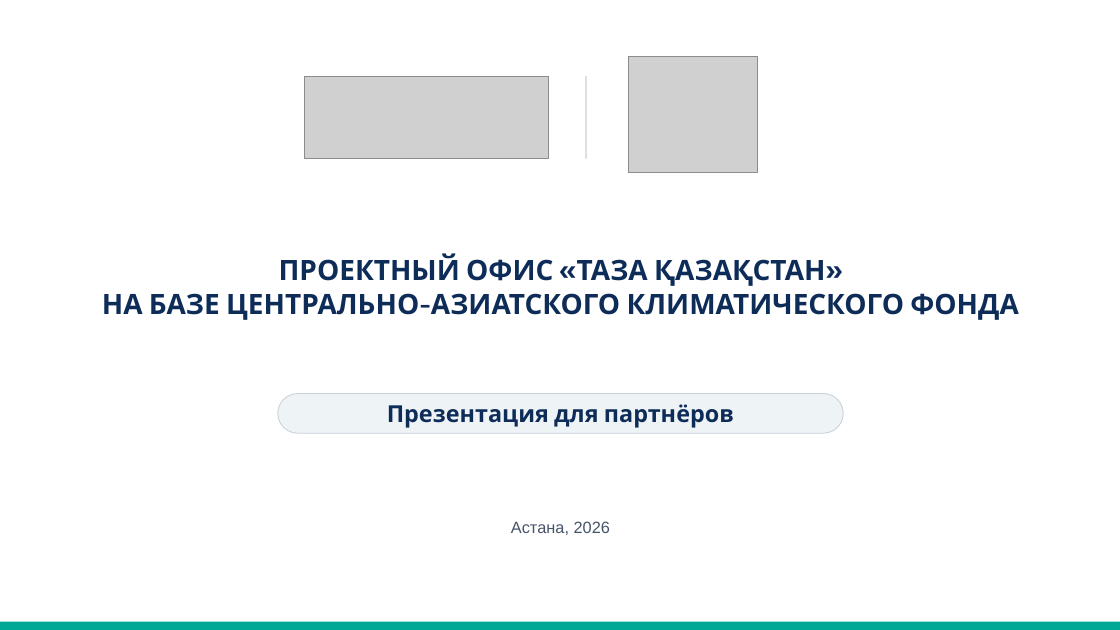
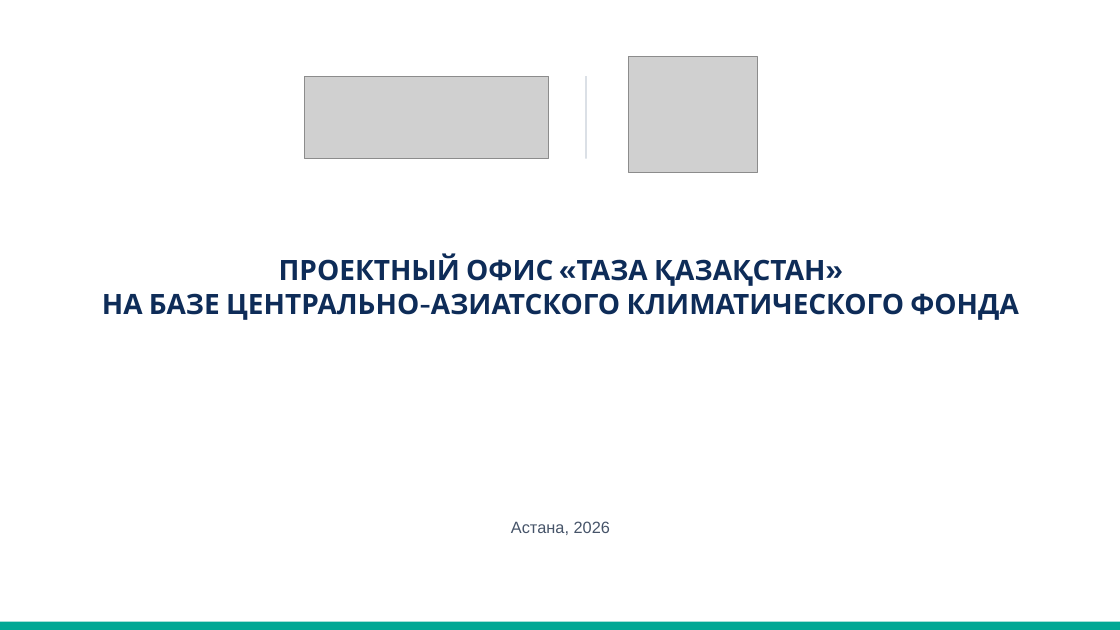
Before and after one commit to murat01042014/obsidian-vault, a slide deck: slide 1 of TAZA/_документы/Презентация для партнёров – ЦАКФ и Таза Қазақстан.pptx. Drawn at 1120x630 pixels with LibreOffice and Linux fonts; fonts in the diff are those of the drawing; grey boxes stand for pictures. Boxes give left, top, right and bottom in pixels: in the first picture for what was removed or moved away, otherwise in the second. Text is boxed around its words. In the diff, an @@ line names an element or a change of style, - is before the commit and + after.

```diff
--- a/TAZA/_документы/Презентация для партнёров – ЦАКФ и Таза Қазақстан.pptx
+++ b/TAZA/_документы/Презентация для партнёров – ЦАКФ и Таза Қазақстан.pptx
@@ rounded rectangle removed at bbox=[278, 394, 844, 434] @@
@@ text removed at bbox=[387, 404, 734, 428] @@
-Презентация для партнёров
```
Also in this commit, not shown: 8 other slides changed, 1 other file.
